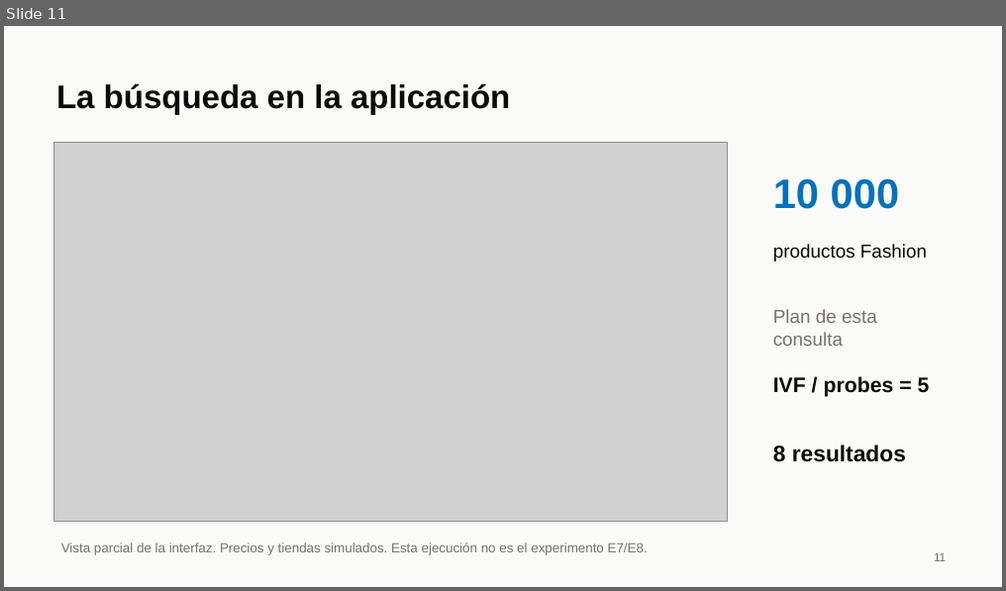
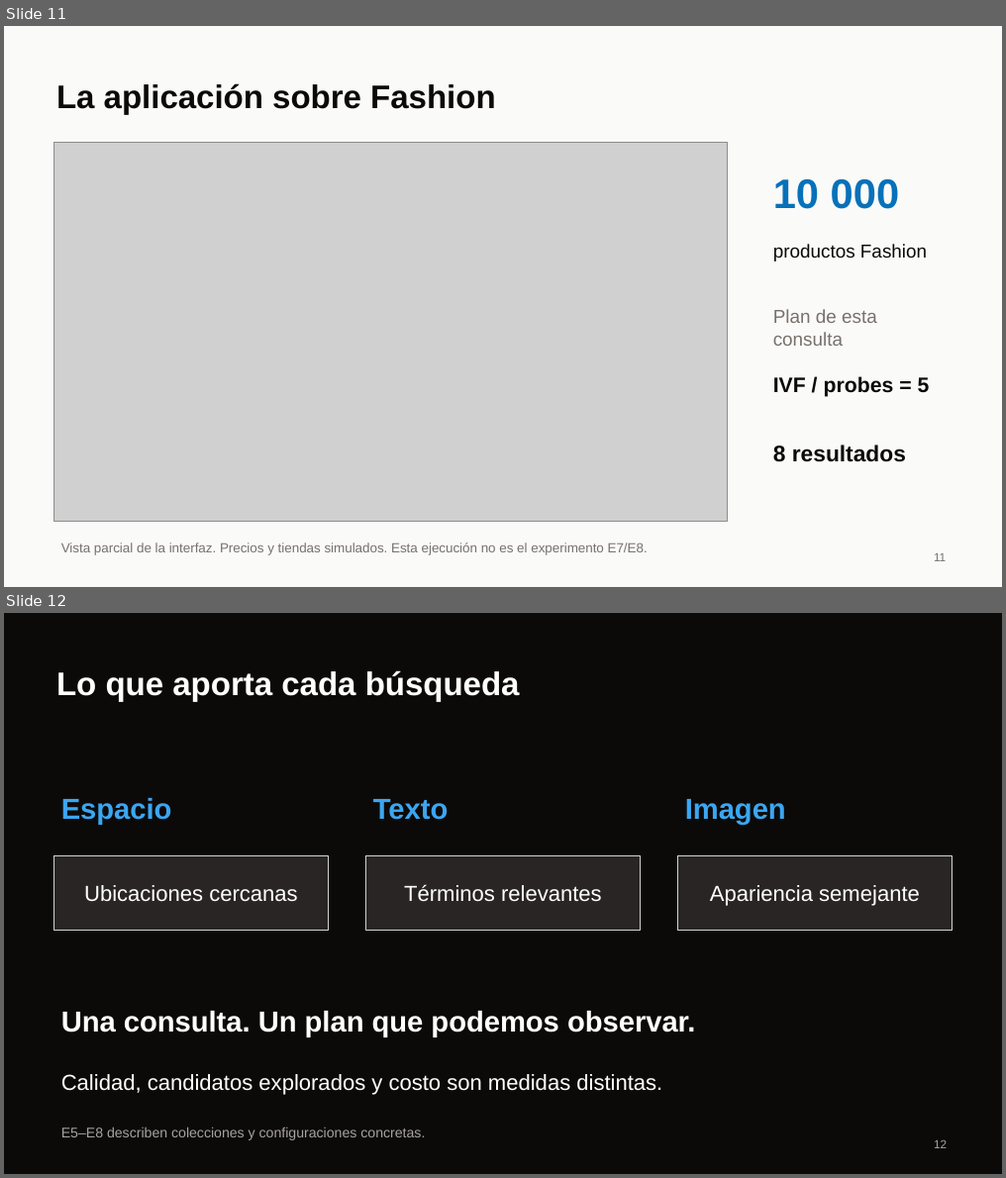
Before and after one commit to brandoLC/proyecto_BD2, a slide deck: presentacion/Presentacion_MiniDB.pptx. Shown one above the other, each under a label of ours: slide 11 before the commit, slides 11 and 12 after it. The pictures are 1006x591 and 1006x1178 pixels, drawn with LibreOffice and Linux fonts; fonts in the diff are those of the drawing; grey boxes stand for pictures. Boxes give left, top, right and bottom in pixels: in the first picture for what was removed or moved away, otherwise in the second. Text is boxed around its words. In the diff, an @@ line names an element or a change of style, - is before the commit and + after.

```diff
--- a/presentacion/Presentacion_MiniDB.pptx
+++ b/presentacion/Presentacion_MiniDB.pptx
@@ slide 12 added at (4, 613, 1002, 1174), background #0C0A09 @@
@@ text added at (56, 670, 520, 702), 31.5 pt, text #FFFFFF, bold @@
+Lo que aporta cada búsqueda
@@ text added at (61, 798, 172, 825), 27.8 pt, text #3BA6F1, bold @@
+Espacio
@@ text added at (373, 799, 449, 820), 27.8 pt, text #3BA6F1, bold @@
+Texto
@@ text added at (685, 799, 786, 825), 27.8 pt, text #3BA6F1, bold @@
+Imagen
@@ rectangle added at (54, 856, 329, 931), fill #292524, outline #D6D3D1 0.75 pt, 21 pt, text #FFFFFF @@
+Ubicaciones cercanas
@@ rectangle added at (365, 856, 641, 931), fill #292524, outline #D6D3D1 0.75 pt, 21 pt, text #FFFFFF @@
+Términos relevantes
@@ rectangle added at (678, 856, 952, 931), fill #292524, outline #D6D3D1 0.75 pt, 21 pt, text #FFFFFF @@
+Apariencia semejante
@@ text added at (61, 1011, 695, 1038), 27.8 pt, text #FFFFFF, bold @@
+Una consulta. Un plan que podemos observar.
@@ text added at (61, 1074, 662, 1095), 21 pt, text #FFFFFF @@
+Calidad, candidatos explorados y costo son medidas distintas.
@@ text added at (61, 1127, 425, 1141), 13.5 pt, text #A8A29E @@
+E5–E8 describen colecciones y configuraciones concretas.
@@ text added at (934, 1141, 946, 1149), 11.2 pt, text #A8A29E @@
+12
@@ slide 11 changed as well @@
@@ text at (56, 83, 495, 115): text changed @@
-La búsqueda en la aplicación
+La aplicación sobre Fashion
```
Also in this commit, not shown: 5 other slides changed, 5 other slides added, 6 slides removed.
